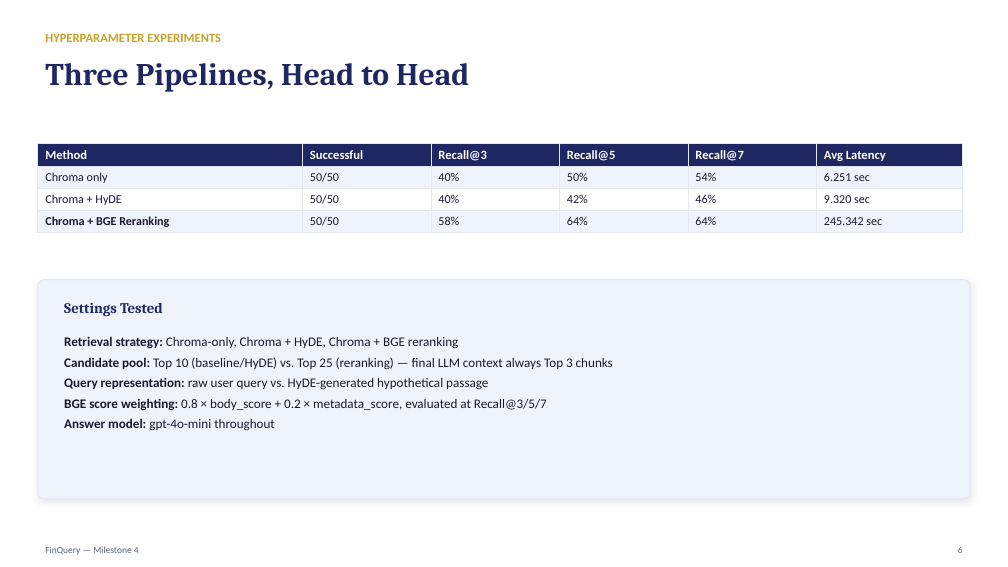
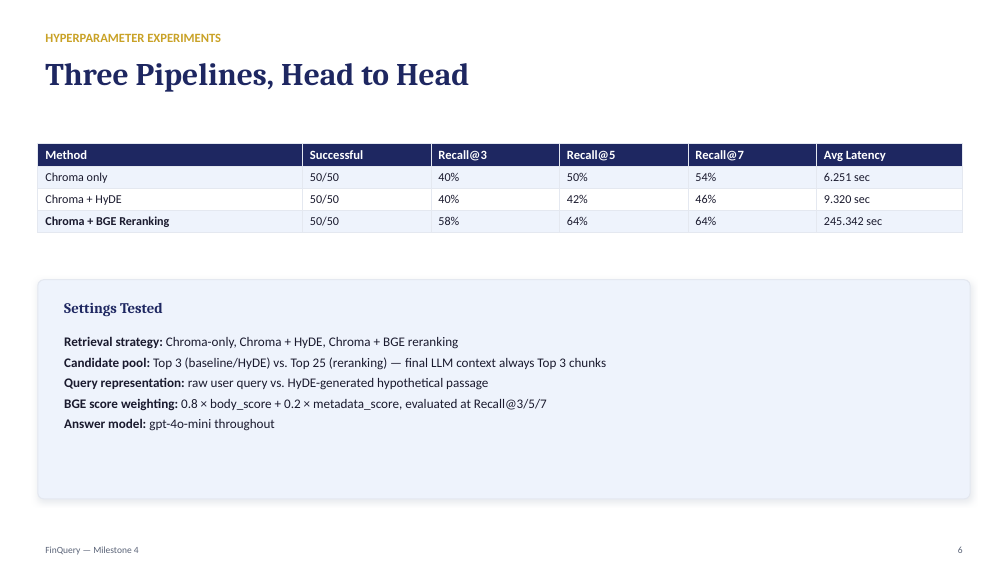
Before and after one commit to nandypi/Group-6-DS-and-AI-Lab-Project, a slide deck: slide 6 of Slides/DSAI_Team_6_Milestone4.pptx. Drawn at 1008x567 pixels with LibreOffice and Linux fonts; fonts in the diff are those of the drawing. Boxes give left, top, right and bottom in pixels: in the first picture for what was removed or moved away, otherwise in the second. Text is boxed around its words. In the diff, an @@ line names an element or a change of style, - is before the commit and + after.

```diff
--- a/Slides/DSAI_Team_6_Milestone4.pptx
+++ b/Slides/DSAI_Team_6_Milestone4.pptx
@@ text at (64,336,606,431): text changed @@
-Retrieval strategy: Chroma-only, Chroma + HyDE, Chroma + BGE reranking
-Candidate pool: Top 10 (baseline/HyDE) vs. Top 25 (reranking) — final LLM context always Top 3 chunks
-Query representation: raw user query vs. HyDE-generated hypothetical passage
-BGE score weighting: 0.8 × body_score + 0.2 × metadata_score, evaluated at Recall@3/5/7
-Answer model: gpt-4o-mini throughout
+Retrieval strategy: Chroma-only, Chroma + HyDE, Chroma + BGE reranking
+Candidate pool: Top 3 (baseline/HyDE) vs. Top 25 (reranking) — final LLM context always Top 3 chunks
+Query representation: raw user query vs. HyDE-generated hypothetical passage
+BGE score weighting: 0.8 × body_score + 0.2 × metadata_score, evaluated at Recall@3/5/7
+Answer model: gpt-4o-mini throughout
```
Also in this commit, not shown: 12 other slides changed, 3 slides added, 2 slides removed.
